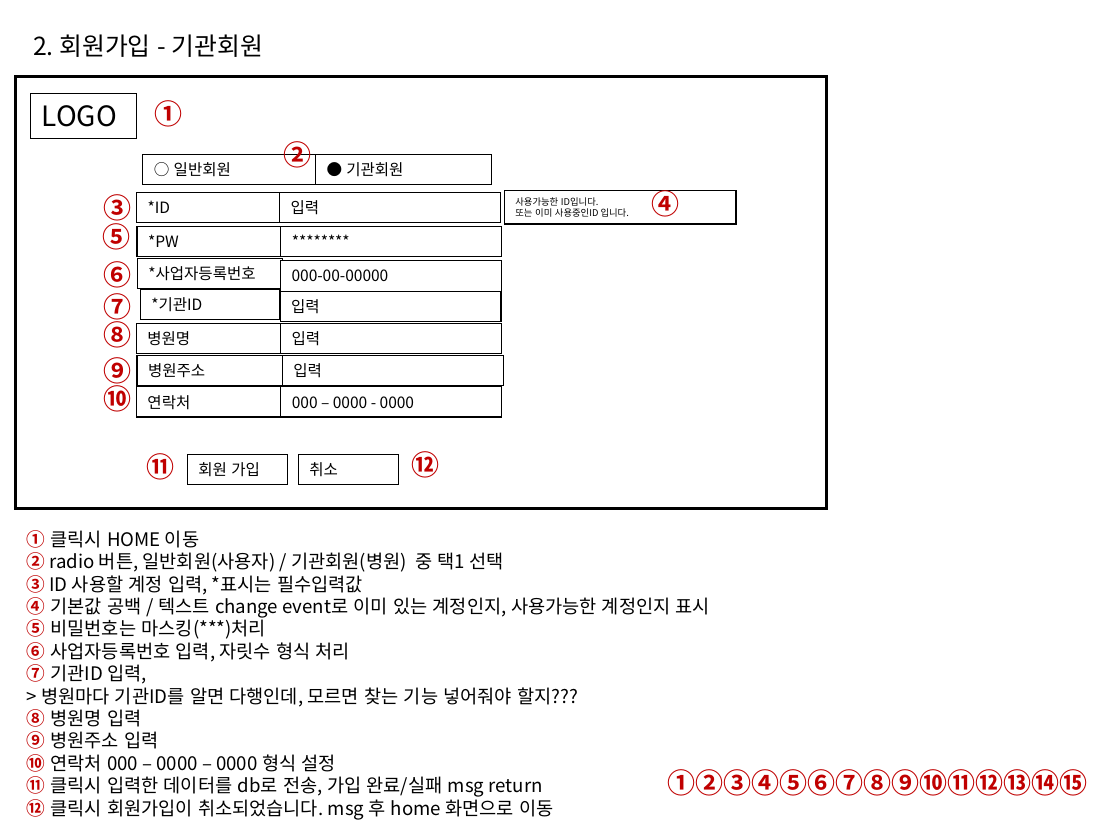
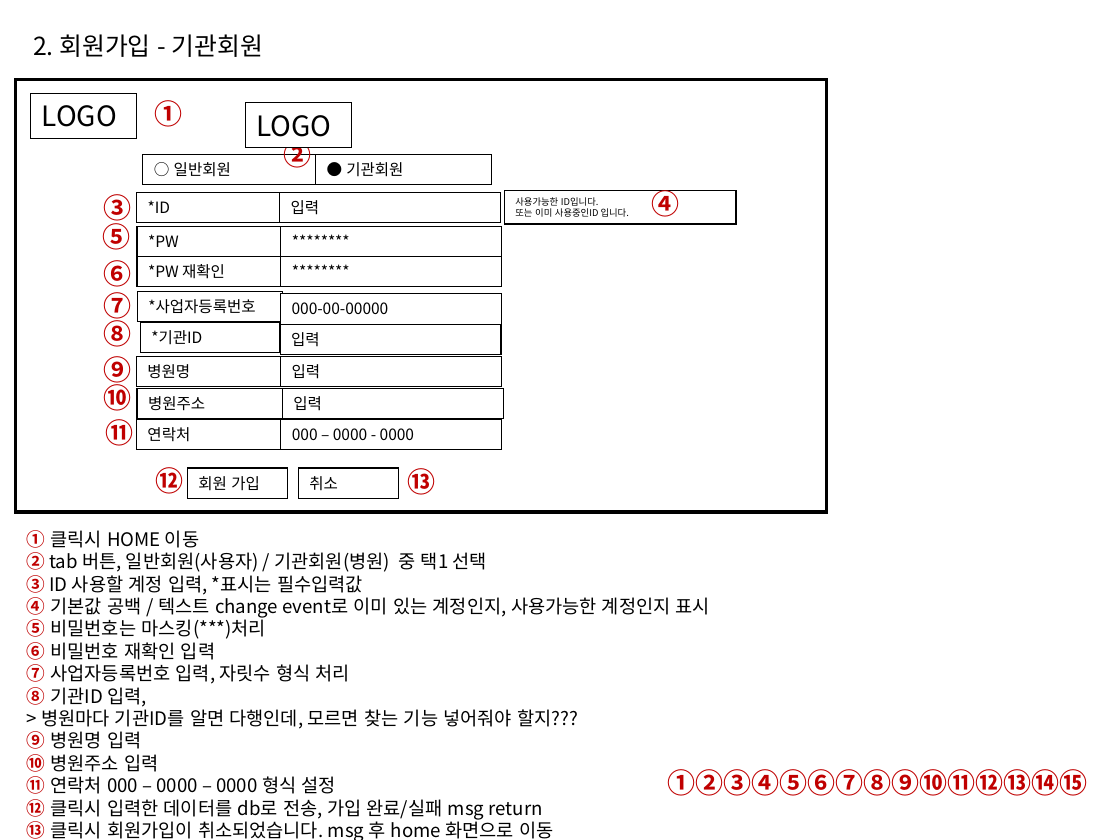
Before and after one commit to Gabintree/appintment2, a slide deck: slide 4 of 프로그램 설계.ppt. Drawn at 1120x840 pixels with LibreOffice and Linux fonts; fonts in the diff are those of the drawing. Boxes give left, top, right and bottom in pixels: in the first picture for what was removed or moved away, otherwise in the second. Text is boxed around its words. In the diff, an @@ line names an element or a change of style, - is before the commit and + after.

```diff
--- a/프로그램 설계.ppt
+++ b/프로그램 설계.ppt
@@ rectangle moved from (x1=16, y1=76, x2=827, y2=508) to (x1=16, y1=80, x2=827, y2=512) @@
@@ rectangle added at (x1=245, y1=102, x2=352, y2=147), fill #FFFFFF, outline #000000 0.74 pt, 18 pt, text #000000 @@
+LOGO
@@ rectangle added at (x1=137, y1=256, x2=282, y2=287), fill #FFFFFF, outline #000000 0.74 pt, 10 pt, text #000000 @@
+*PW 재확인
@@ rectangle added at (x1=281, y1=256, x2=502, y2=287), fill #FFFFFF, outline #000000 0.74 pt, 10 pt, text #000000 @@
+********
@@ 4 rectangles moved together from (x1=137, y1=259, x2=502, y2=354) to (x1=137, y1=291, x2=502, y2=386) @@
@@ 6 rectangles moved together from (x1=137, y1=290, x2=503, y2=417) to (x1=137, y1=323, x2=503, y2=450) @@
@@ text "⑪" moved from (x1=146, y1=453, x2=174, y2=480) to (x1=106, y1=419, x2=134, y2=446) @@
@@ text "⑫" moved from (x1=412, y1=451, x2=440, y2=478) to (x1=156, y1=467, x2=184, y2=494) @@
@@ rectangle "회원 가입" moved from (x1=187, y1=455, x2=288, y2=485) to (x1=187, y1=468, x2=288, y2=498) @@
@@ rectangle "취소" moved from (x1=298, y1=455, x2=399, y2=485) to (x1=298, y1=468, x2=399, y2=498) @@
@@ text added at (x1=407, y1=468, x2=435, y2=495), 18 pt, text #C00000, bold @@
+⑬
@@ text at (x1=27, y1=552, x2=487, y2=572): text changed @@
-② radio 버튼, 일반회원(사용자) / 기관회원(병원) 중 택1 선택
+② tab 버튼, 일반회원(사용자) / 기관회원(병원) 중 택1 선택
@@ text at (x1=27, y1=642, x2=350, y2=707): text changed @@
-⑥ 사업자등록번호 입력, 자릿수 형식 처리
-⑦ 기관ID 입력,
+⑥ 비밀번호 재확인 입력
+⑦ 사업자등록번호 입력, 자릿수 형식 처리
+⑧ 기관ID 입력,
@@ text at (x1=27, y1=731, x2=553, y2=840): text changed @@
-⑧ 병원명 입력
-⑨ 병원주소 입력
-⑩ 연락처 000 – 0000 – 0000 형식 설정
-⑪ 클릭시 입력한 데이터를 db로 전송, 가입 완료/실패 msg return
-⑫ 클릭시 회원가입이 취소되었습니다. msg 후 home 화면으로 이동
+⑨ 병원명 입력
+⑩ 병원주소 입력
+⑪ 연락처 000 – 0000 – 0000 형식 설정
+⑫ 클릭시 입력한 데이터를 db로 전송, 가입 완료/실패 msg return
+⑬ 클릭시 회원가입이 취소되었습니다. msg 후 home 화면으로 이동
```
Also in this commit, not shown: 3 other slides changed, 1 slide added, 1 other file.
